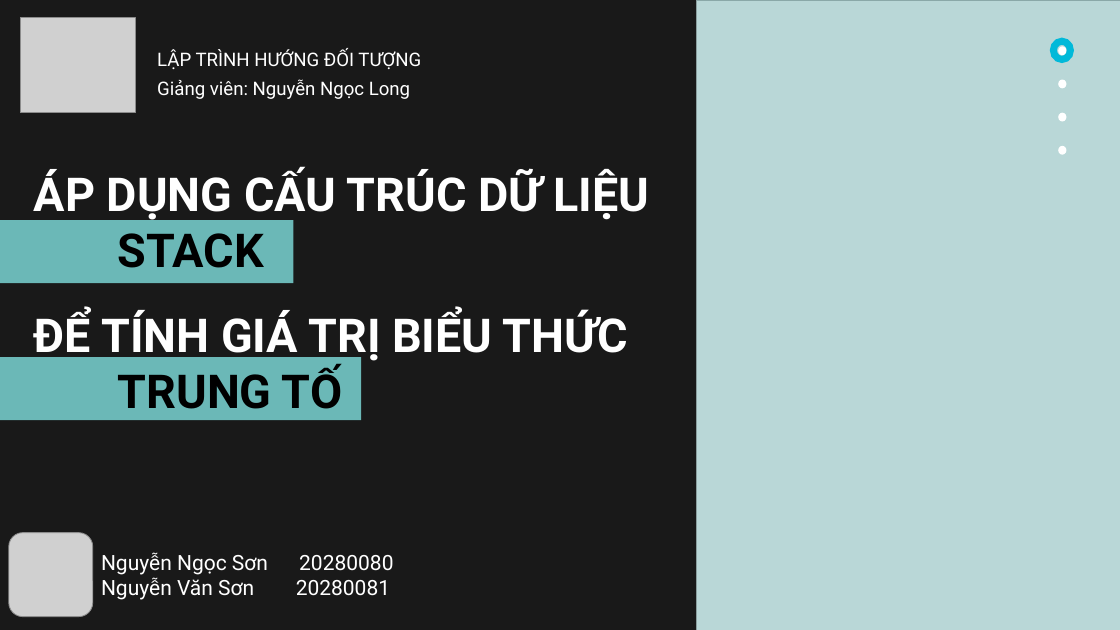
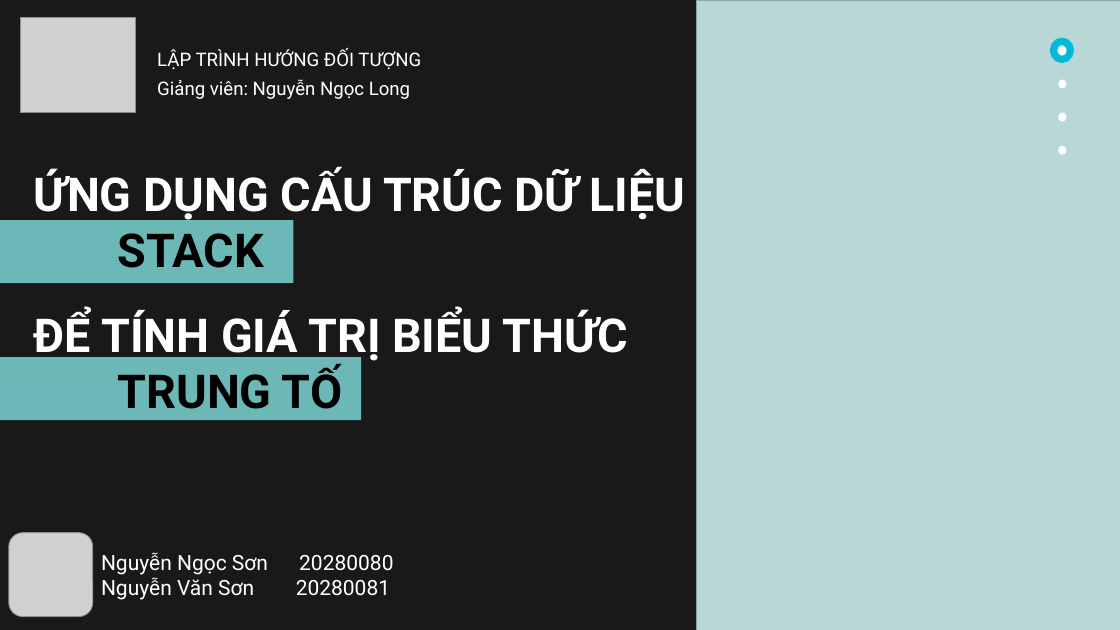
Before and after one commit to ngocson1042002/Project-OOP, a slide deck: slide 2 of Presentation-Bai2.pptx. Drawn at 1120x630 pixels with LibreOffice and Linux fonts; fonts in the diff are those of the drawing; grey boxes stand for pictures. Boxes give left, top, right and bottom in pixels: in the first picture for what was removed or moved away, otherwise in the second. Text is boxed around its words. In the diff, an @@ line names an element or a change of style, - is before the commit and + after.

Commit message:
Presentation-Bai2

```diff
--- a/Presentation-Bai2.pptx
+++ b/Presentation-Bai2.pptx
@@ text at [34, 168, 686, 221]: text changed @@
-ÁP DỤNG CẤU TRÚC DỮ LIỆU
+ỨNG DỤNG CẤU TRÚC DỮ LIỆU
```
